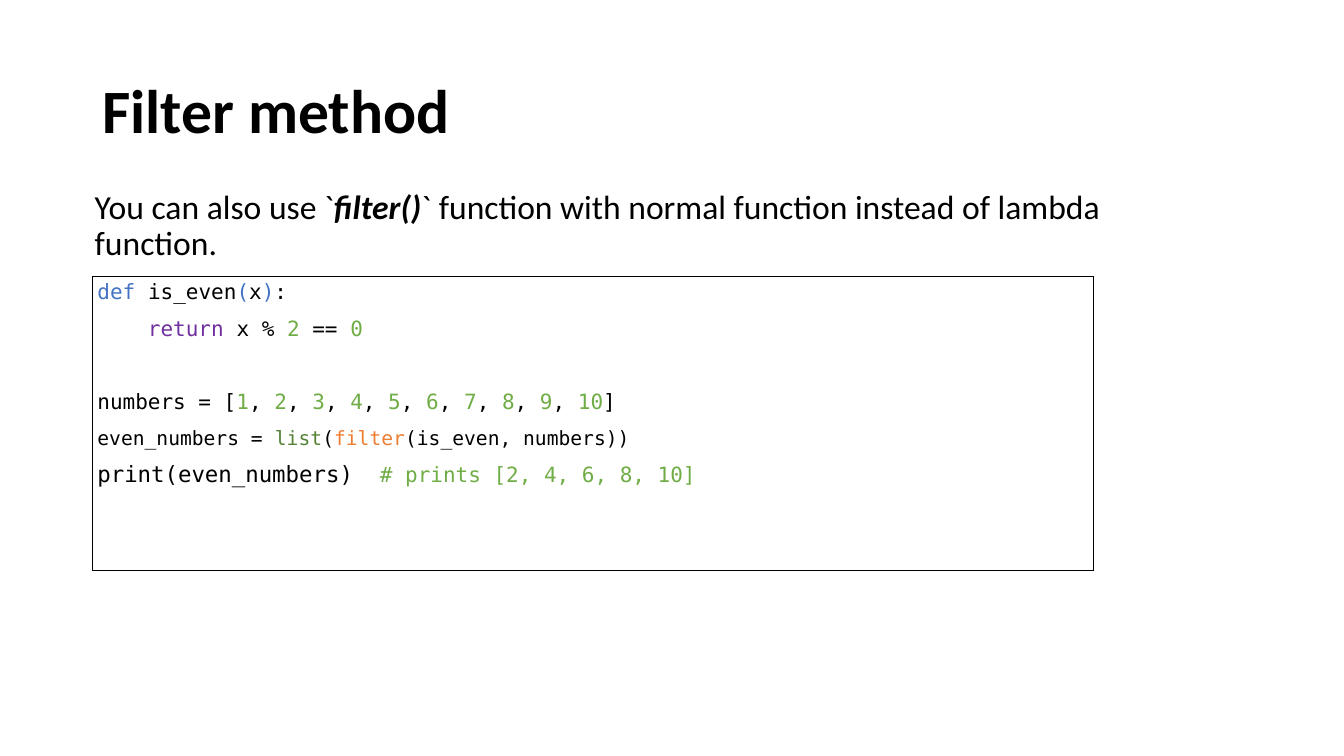
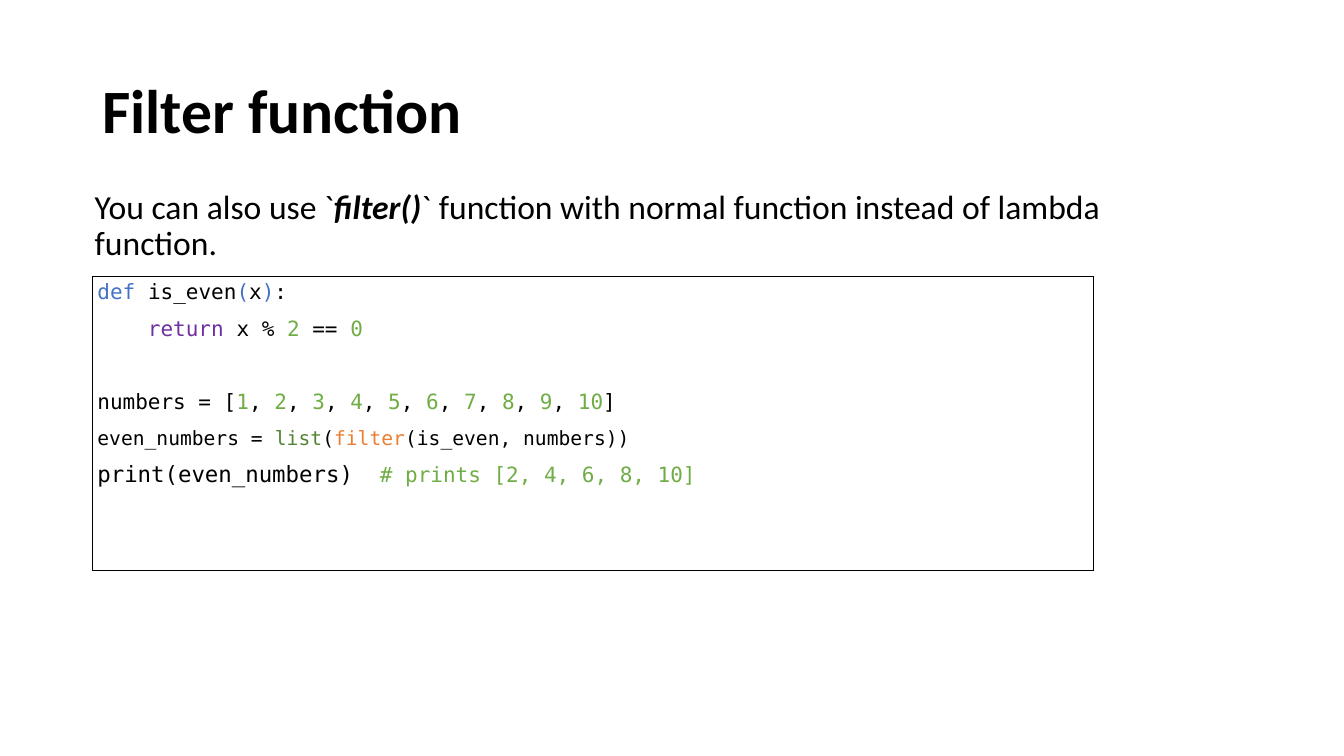
Before and after one commit to UCLL-PR2/exercises, a slide deck: slide 23 of 03-iterable/programming2_iterable.pptx (slide 15 before the commit). Drawn at 1344x756 pixels with LibreOffice and Linux fonts; fonts in the diff are those of the drawing. Boxes give left, top, right and bottom in pixels: in the first picture for what was removed or moved away, otherwise in the second. Text is boxed around its words. In the diff, an @@ line names an element or a change of style, - is before the commit and + after.

```diff
--- a/03-iterable/programming2_iterable.pptx
+++ b/03-iterable/programming2_iterable.pptx
@@ title at [102, 89, 461, 134]: text changed @@
-Filter method
+Filter function
```
Also in this commit, not shown: 7 other slides changed, 8 slides added, 5 other files.
